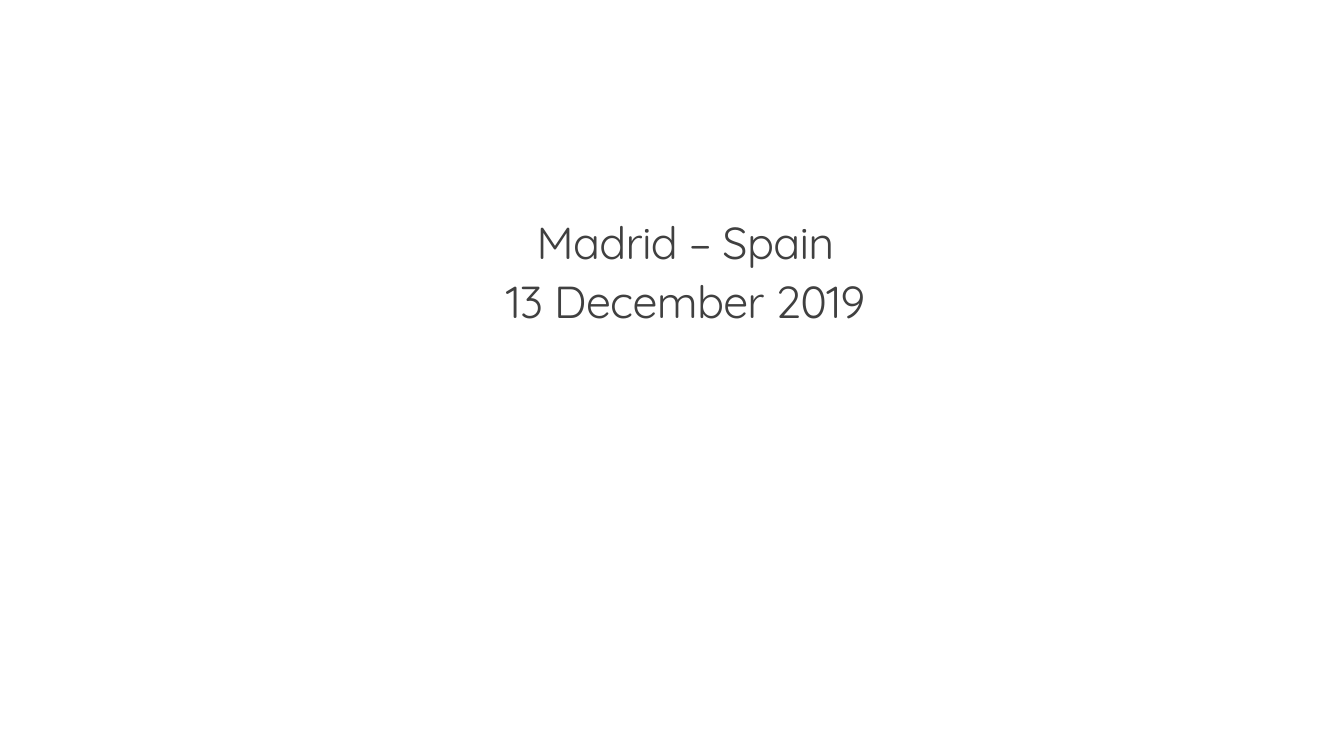
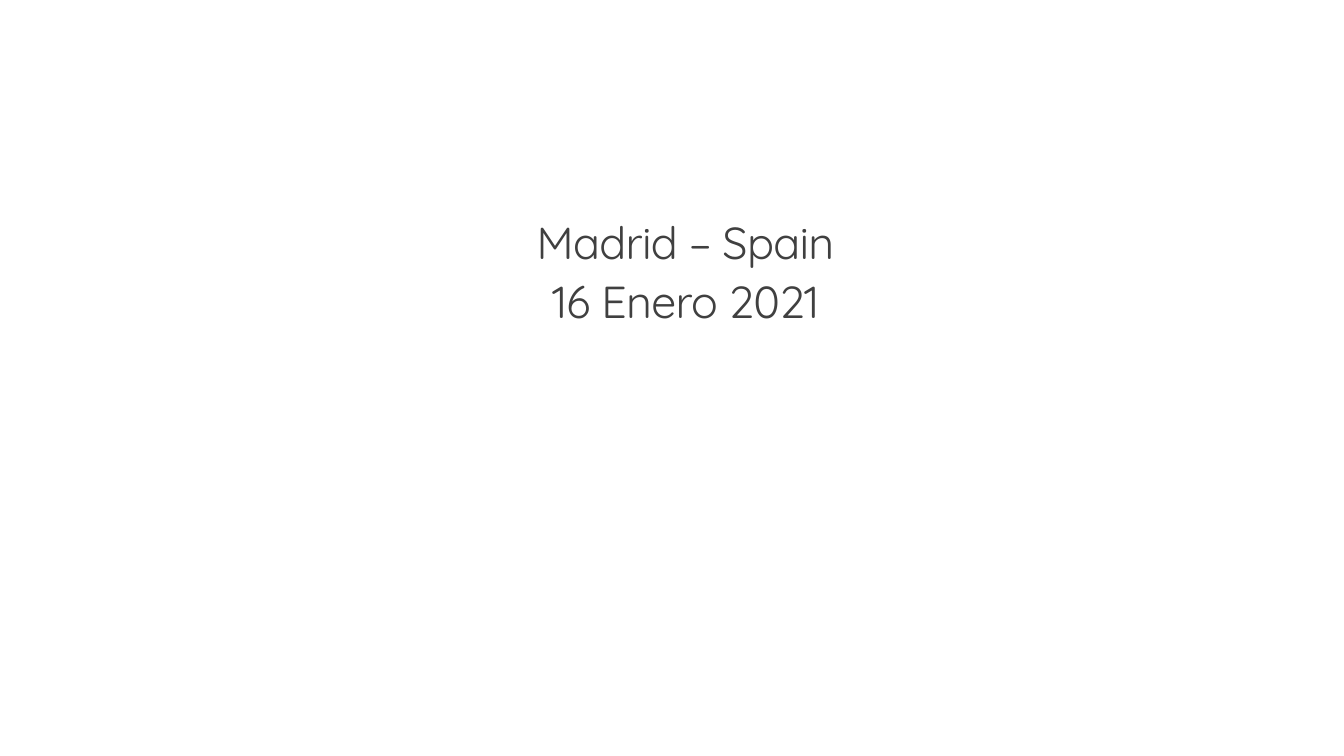
Before and after one commit to GlobalAISpain/GlobalAIBootcamp2020, a slide deck: slide 1 of PPT/Template/GlobalAI-Speaker template.pptx. Drawn at 1344x756 pixels with LibreOffice and Linux fonts; fonts in the diff are those of the drawing; background and template pictures are left out. Boxes give left, top, right and bottom in pixels: in the first picture for what was removed or moved away, otherwise in the second. Text is boxed around its words. In the diff, an @@ line names an element or a change of style, - is before the commit and + after.

```diff
--- a/PPT/Template/GlobalAI-Speaker template.pptx
+++ b/PPT/Template/GlobalAI-Speaker template.pptx
@@ title at box(537, 226, 834, 319): text changed @@
-Madrid – Spain
-13 December 2019
+Madrid – Spain
+16 Enero 2021
```
Also in this commit, not shown: 1 slide added, 1 slide removed, 4 other files.
